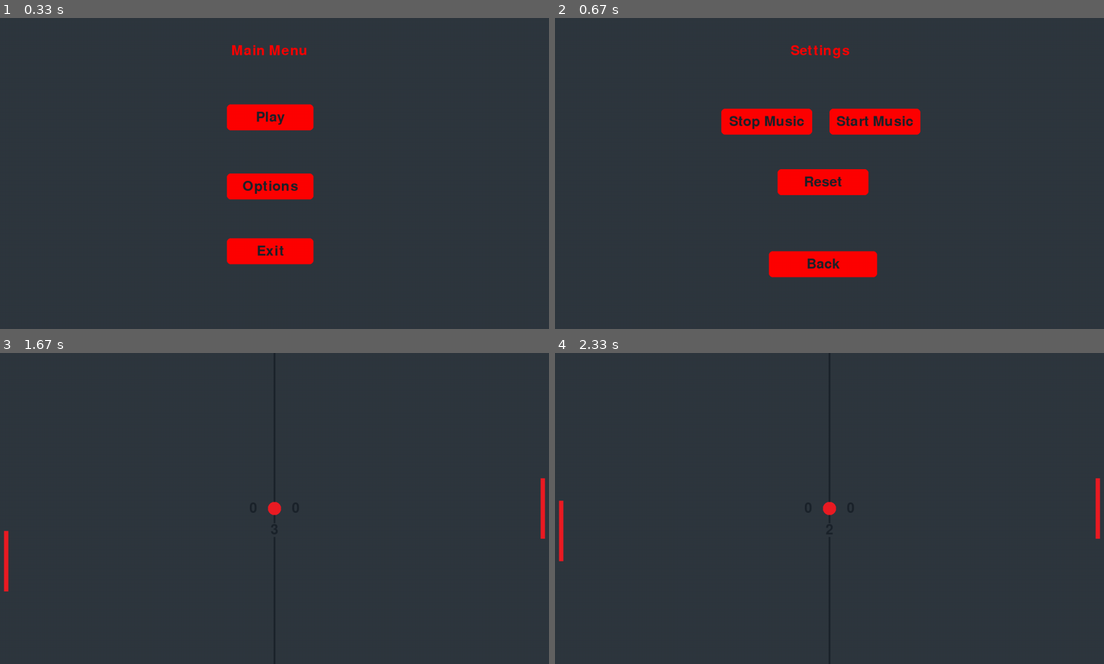
Above: before the commit, frames 1-4 (two rows, left to right).
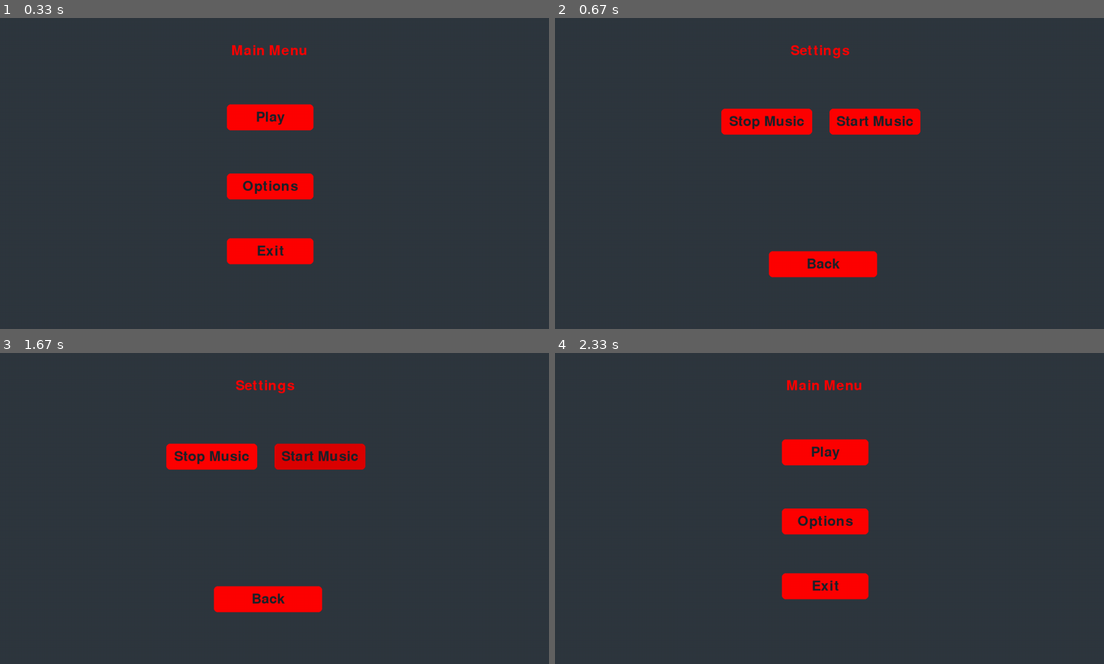
Above: after the commit, the same moments.

Repository: CoolGamerPro99/Ping-Pong-Pygame
Game: pygame game, started from PingPong/PingPong.py
Same seed, same stepped clock (60 frames per second), same inputs: the game is played once before the commit and once after it.
Inputs (mouse positions are in pixels of both pictures, inside the frame that each line leads up to):
- Up to frame 1 (0.33 s): no input
- Up to frame 2 (0.67 s): press the mouse at (807, 185) at 0.37 s; move the mouse to (906, 176) at 0.47 s; release the mouse at (1005, 164) at 0.6 s
- Up to frame 3 (1.67 s): press the mouse at (269, 598) at 0.7 s; move the mouse to (373, 608) at 0.8 s; release the mouse at (477, 617) at 0.93 s; press the mouse at (269, 520) at 1.03 s; move the mouse to (301, 514) at 1.13 s; release the mouse at (334, 508) at 1.27 s; press the mouse at (269, 520) at 1.37 s; move the mouse to (318, 492) at 1.47 s; release the mouse at (362, 464) at 1.6 s
- Up to frame 4 (2.33 s): press the mouse at (769, 455) at 1.7 s; move the mouse to (856, 455) at 1.8 s; release the mouse at (944, 452) at 1.93 s; press the mouse at (824, 598) at 2.03 s; move the mouse to (829, 611) at 2.13 s; release the mouse at (834, 623) at 2.27 s

Frame 1 is identical in both runs. In frame 2, 1.4% of the frame differs, in the area x 40-58%, y 48-58%; in frame 3, 4.8%, in the area x 0-100%, y 8-84%; in frame 4, 4.5%.

Commit message:
Update PingPong.py

Diff:
--- a/PingPong/PingPong.py
+++ b/PingPong/PingPong.py
@@ -2,19 +2,7 @@
 import sys
 import random
 import os
-import json
 from pygame.locals import *
-
-# Data
-data = {
-    'player_score': 0,
-    'opponent_score': 0
-}
-try:
-    with open('save_file.txt') as save_file:
-        data = json.load(save_file)
-except:
-    print("No save file found")
 
 class Block(pygame.sprite.Sprite):
     def __init__(self, path, x_pos, y_pos):
@@ -128,8 +116,8 @@
 
 class GameManager:
     def __init__(self, ball_group, paddle_group):
-        self.player_score = data["player_score"]
-        self.opponent_score = data["opponent_score"]
+        self.player_score = 0
+        self.opponent_score = 0
         self.ball_group = ball_group
         self.paddle_group = paddle_group
 
@@ -146,17 +134,17 @@
 
     def reset_ball(self):
         if self.ball_group.sprite.rect.right >= screen.get_width():
-            data["opponent_score"] += 1
+            self.opponent_score += 1
             self.ball_group.sprite.reset_ball()
         if self.ball_group.sprite.rect.left <= 0:
-            data["player_score"] += 1
+            self.player_score += 1
             self.ball_group.sprite.reset_ball()
 
     def draw_score(self):
         player_score = basic_font.render(
-            str(data["player_score"]), True, accent_color)
+            str(self.player_score), True, accent_color)
         opponent_score = basic_font.render(
-            str(data["opponent_score"]), True, accent_color)
+            str(self.opponent_score), True, accent_color)
 
         player_score_rect = player_score.get_rect(
             midleft=(screen.get_width() / 2 + 40, screen.get_height()/2))
@@ -167,8 +155,8 @@
         screen.blit(opponent_score, opponent_score_rect)
 
     def reset_everything(self):
-        data["player_score"] = 0
-        data["opponent_score"] = 0
+        self.player_score = 0
+        self.player_score = 0
         ball.reset_ball()
 
 class Button:
@@ -286,8 +274,6 @@
         # Logic
         for event in pygame.event.get():
             if event.type == pygame.QUIT:
-                with open('save_file.txt', 'w') as save_file:
-                    json.dump(data,save_file)
                 pygame.quit()
                 sys.exit()
             if event.type == pygame.MOUSEBUTTONDOWN:
@@ -297,8 +283,6 @@
                         fade()
                         gamemode_menu()
                     if exit_button.check_click() == True:
-                        with open('save_file.txt', 'w') as save_file:
-                            json.dump(data,save_file)
                         pygame.quit()
                         sys.exit()
                     if options_button.check_click() == True:
@@ -332,8 +316,6 @@
         # Logic
         for event in pygame.event.get():
             if event.type == pygame.QUIT:
-                with open('save_file.txt', 'w') as save_file:
-                    json.dump(data,save_file)
                 pygame.quit()
                 sys.exit()
             if event.type == pygame.MOUSEBUTTONDOWN:
@@ -370,8 +352,6 @@
         # Logic
         for event in pygame.event.get():
             if event.type == pygame.QUIT:
-                with open('save_file.txt', 'w') as save_file:
-                    json.dump(data,save_file)
                 pygame.quit()
                 sys.exit()
             if event.type == pygame.MOUSEBUTTONDOWN:
@@ -412,8 +392,6 @@
         # Logic
         for event in pygame.event.get():
             if event.type == pygame.QUIT:
-                with open('save_file.txt', 'w') as save_file:
-                    json.dump(data,save_file)
                 pygame.quit()
                 sys.exit()
             if event.type == pygame.MOUSEBUTTONDOWN:
@@ -426,10 +404,6 @@
                         pygame.mixer_music.stop()
                     if start_music_button.check_click() == True:
                         pygame.mixer_music.play(-1)
-                    if reset_button.check_click() == True:
-                        fade()
-                        game_manager.reset_everything()
-                        vsAI_game()
             if event.type == pygame.MOUSEBUTTONUP:
                 click = False
 
@@ -438,7 +412,6 @@
         main_menu_button.draw()
         stop_music_button.draw()
         start_music_button.draw()
-        reset_button.draw()
 
         # Rendering
         pygame.display.flip()
@@ -456,8 +429,6 @@
         # Logic
         for event in pygame.event.get():
             if event.type == pygame.QUIT:
-                with open('save_file.txt', 'w') as save_file:
-                    json.dump(data,save_file)
                 pygame.quit()
                 sys.exit()
             if event.type == pygame.MOUSEBUTTONDOWN:
@@ -499,8 +470,6 @@
         # Logic
         for event in pygame.event.get():
             if event.type == pygame.QUIT:
-                with open('save_file.txt', 'w') as save_file:
-                    json.dump(data,save_file)
                 pygame.quit()
                 sys.exit()
             if event.type == pygame.KEYDOWN:
